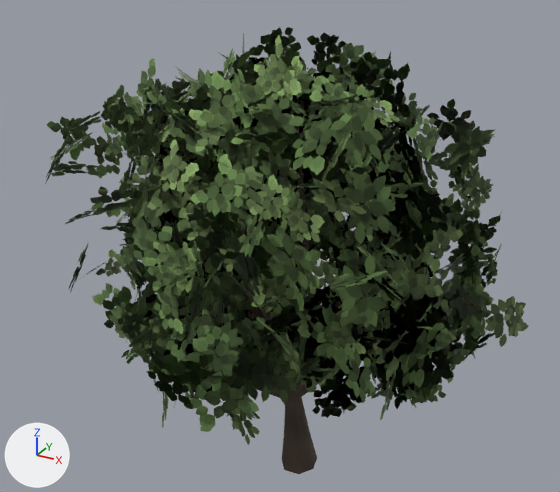
One commit to the glTF model web/public/models/trees/linden_0.glb: the scene before it, then after it.
Rendered twice from a 50 mm lens placed at (0.689, -1.279, 1.171), pointed at (-0.018, 0.005, 0.529). The lights are fixed; the arrows at lower left show +X, +Y and +Z. The older version comes first.

The first picture shows 'linden_0'.
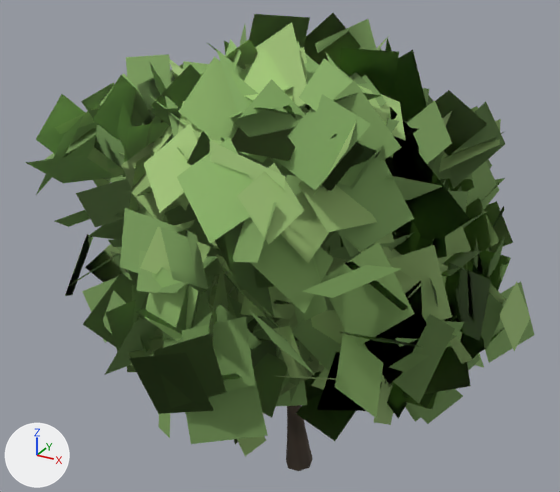
Boxes (x1, y1, x2, y2) around the edits, measured in the pictures (560 x 492 px; the box of a moved part takes in the faces that stretch with it):
'linden_0', surface changed, reshaped (lighter)
    before: (45, 27, 529, 474)
    after: (25, 13, 534, 471)
part 1 of me_linden_0, moved or reshaped
    before: (282, 396, 317, 474)
    after: (286, 405, 313, 471)
part 2 of me_linden_0, surface changed (lighter)
    before: (45, 27, 529, 445)
    after: (25, 13, 534, 456)

What changed in the scene script:
```text
Change mat_foliage:
    remove # nodes: BsdfPrincipled, Math x3, Mix, OutputMaterial, TexImage, VertexColor
    remove # uses the picture img_image_0
    nodes: BsdfPrincipled, Math x2, OutputMaterial, VertexColor
Change me_linden_0:
    where me_linden_0.from_pydata(...)  # 3865 vertices, 2172 faces; spans x -0.485..0.485, y -0.5..0.5, z 0.0..1.0
    used by ob_linden_0; location = (0.0, 0.0, 0.0)
    me_linden_0 part 1: the loose piece of 49 vertices spanning x -0.005..0.077, y -0.04..0.04, z 0.0..0.212 is multiplied about its middle by the matrix ((0.751, 0.001, -0.017), (0.001, 0.751, -0.016), (-0.019, -0.022, 0.999)), then moved by (-0.002, -0.002, -0.001)
    me_linden_0 part 2: texture (UV) coordinates of 1800 of 2172 faces, centred in x -0.441..0.471, y -0.487..0.436, z 0.213..0.95, changed; they spanned u 0.0..0.5, v 0.51..0.99 and now span u 0.0..0.5, v 0.75..1.0
```
